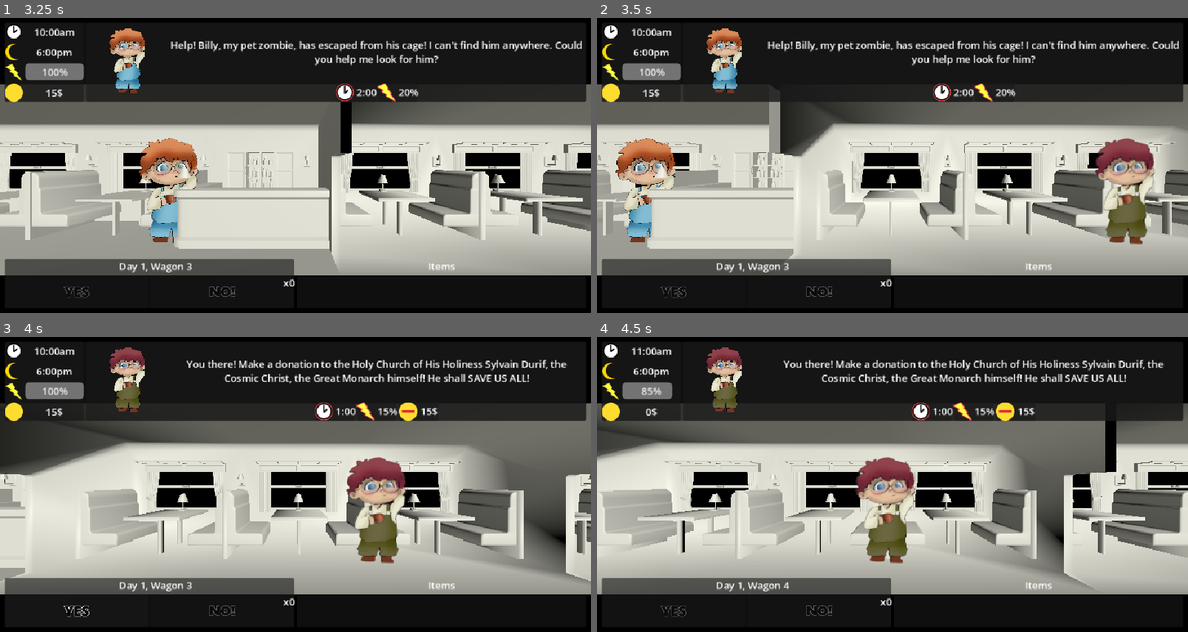
Above: before the commit, frames 1-4 (two rows, left to right).
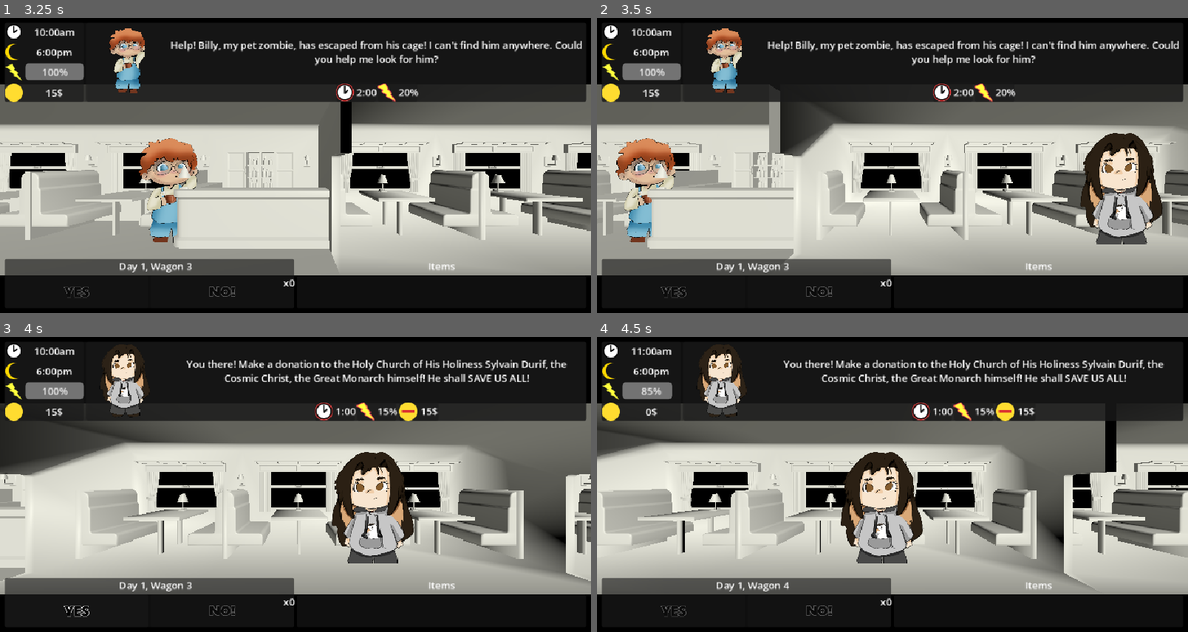
Above: after the commit, the same moments.

Repository: Smg065/WGJ2026
Game: Godot game, scene res://Scenes/MainMenu.tscn
Same seed, same stepped clock (60 frames per second), same inputs: the game is played once before the commit and once after it. The engine's default icon, where the game draws it, is replaced by a stand-in: a white triangle on a blue panel in a dark square.
Inputs (mouse positions are in pixels of both pictures, inside the frame that each line leads up to):
- Up to frame 1 (3.25 s): click "Play" at 0.5 s; click (76, 292) at 1.25 s; click "x1" at 2.75 s
- Up to frame 2 (3.5 s): no input
- Up to frame 3 (4 s): no input
- Up to frame 4 (4.5 s): click (673, 611) at 4.25 s

Frame 1 is identical in both runs. In frame 2, 3.9% of the frame differs, in the area x 81-96%, y 39-77%; in frame 3, 5.1%, in the area x 17-71%, y 3-77%; in frame 4, 5.1%.

Commit message:
New character assets

Diff:
--- a/Resources/Requests/HolyFanatic.tres
+++ b/Resources/Requests/HolyFanatic.tres
@@ -1,6 +1,6 @@
 [gd_resource type="Resource" script_class="CharacterRequest" format=3 uid="uid://e7papkmmi1fm"]
 
-[ext_resource type="Texture2D" uid="uid://coq4w2088wgrd" path="res://Sprites/Characters/NPC_27.png" id="1_0o3qx"]
+[ext_resource type="Texture2D" uid="uid://dwdnowhy6s0qv" path="res://Sprites/Characters/Standard_Person.png" id="1_0o3qx"]
 [ext_resource type="Script" uid="uid://crmyuhxtt7onq" path="res://Scripts/CharacterRequest.gd" id="2_pevvt"]
 
 [resource]
--- a/Resources/Requests/WorkoutBuddy.tres
+++ b/Resources/Requests/WorkoutBuddy.tres
@@ -1,6 +1,6 @@
 [gd_resource type="Resource" script_class="CharacterRequest" format=3 uid="uid://c63rr0phe24ao"]
 
-[ext_resource type="Texture2D" uid="uid://coq4w2088wgrd" path="res://Sprites/Characters/NPC_27.png" id="1_4kwxe"]
+[ext_resource type="Texture2D" uid="uid://bblf4acwurjdt" path="res://Sprites/Characters/80_Gym_teacher.png" id="1_4kwxe"]
 [ext_resource type="Script" uid="uid://crmyuhxtt7onq" path="res://Scripts/CharacterRequest.gd" id="2_1nsxc"]
 
 [resource]
--- a/Resources/Requests/WorkoutBuddy2.tres
+++ b/Resources/Requests/WorkoutBuddy2.tres
@@ -1,6 +1,6 @@
 [gd_resource type="Resource" script_class="CharacterRequest" format=3 uid="uid://dld7wmvy0nckt"]
 
-[ext_resource type="Texture2D" uid="uid://coq4w2088wgrd" path="res://Sprites/Characters/NPC_27.png" id="1_664l5"]
+[ext_resource type="Texture2D" uid="uid://bblf4acwurjdt" path="res://Sprites/Characters/80_Gym_teacher.png" id="1_664l5"]
 [ext_resource type="Script" uid="uid://crmyuhxtt7onq" path="res://Scripts/CharacterRequest.gd" id="2_g2woc"]
 
 [resource]
Binary file added: Sprites/Characters/80_Gym_teacher.png
Not shown, added: Sprites/Characters/80_Gym_teacher.png.import
Binary file added: Sprites/Characters/Standard_Person.png
Not shown, added: Sprites/Characters/Standard_Person.png.import
